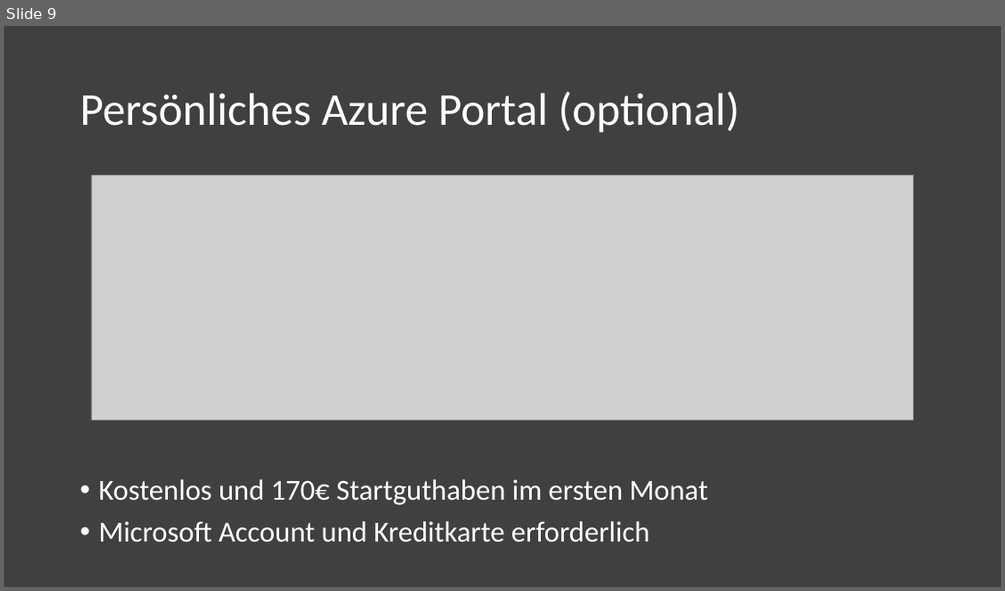
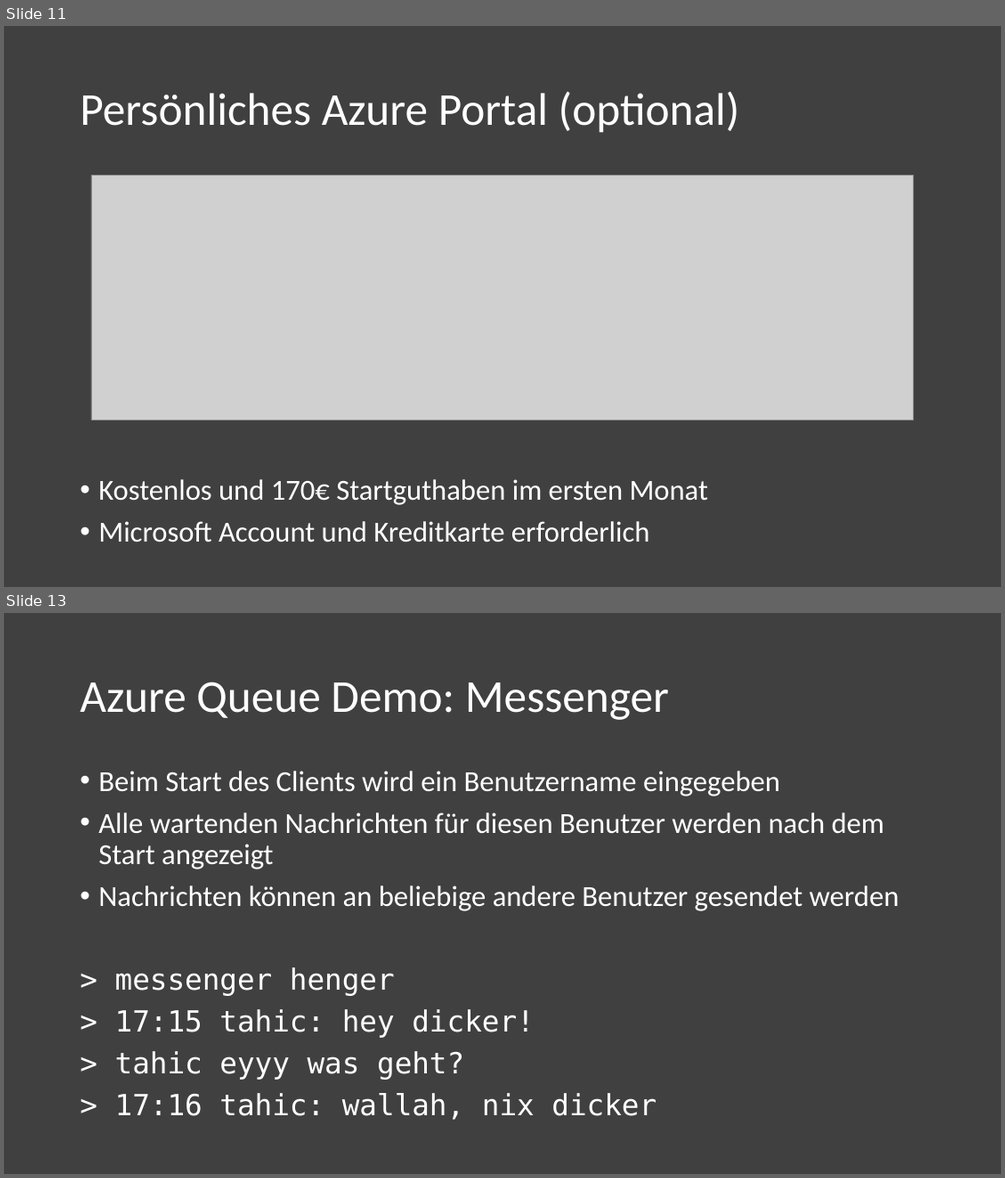
Before and after one commit to saschahenger/ma-workshop, a slide deck: workshop-slides/1-vorbereitung/workshop-1.pptx. Shown one above the other, each under a label of ours: slide 9 before the commit, slides 11 and 13 after it; the slides between them are not shown. The pictures are 1005x591 and 1005x1178 pixels, drawn with LibreOffice and Linux fonts; fonts in the diff are those of the drawing; grey boxes stand for pictures. Boxes give left, top, right and bottom in pixels: in the first picture for what was removed or moved away, otherwise in the second. Text is boxed around its words. In the diff, an @@ line names an element or a change of style, - is before the commit and + after.

```diff
--- a/workshop-slides/1-vorbereitung/workshop-1.pptx
+++ b/workshop-slides/1-vorbereitung/workshop-1.pptx
@@ slide 13 added at (4, 613, 1001, 1174), background #404040 @@
@@ title added at (80, 682, 669, 720), 44 pt, text #FFFFFF @@
+Azure Queue Demo: Messenger
@@ text added at (98, 771, 899, 1119), 28 pt, text #FFFFFF @@
+• Beim Start des Clients wird ein Benutzername eingegeben
+• Alle wartenden Nachrichten für diesen Benutzer werden nach dem Start angezeigt
+• Nachrichten können an beliebige andere Benutzer gesendet werden
+> messenger henger
+> 17:15 tahic: hey dicker!
+> tahic eyyy was geht?
+> 17:16 tahic: wallah, nix dicker
@@ what was slide 9 is now slide 11 @@
```
Also in this commit, not shown: 5 slides changed, 1 other slide added, 3 other files.
